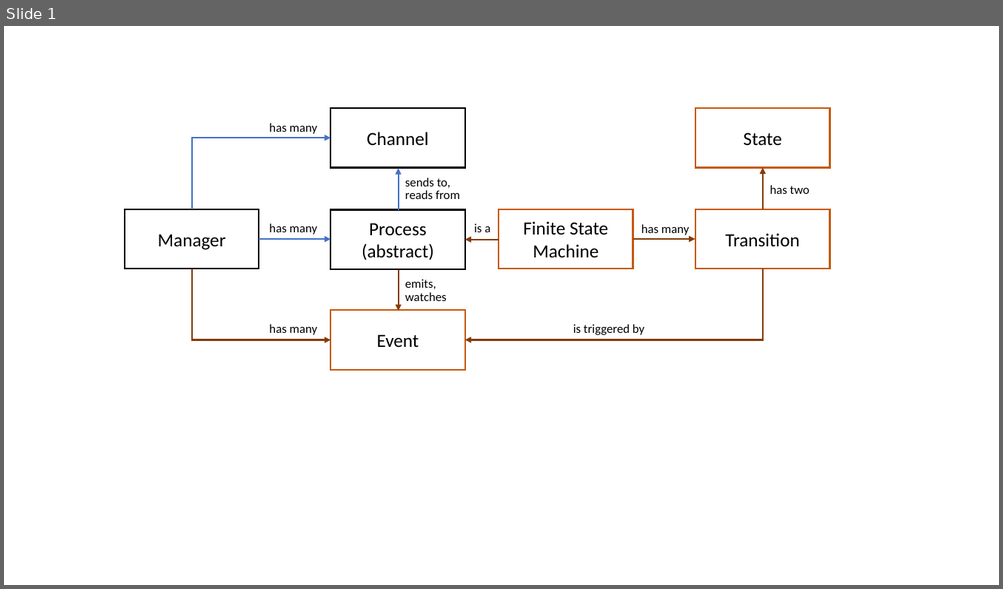
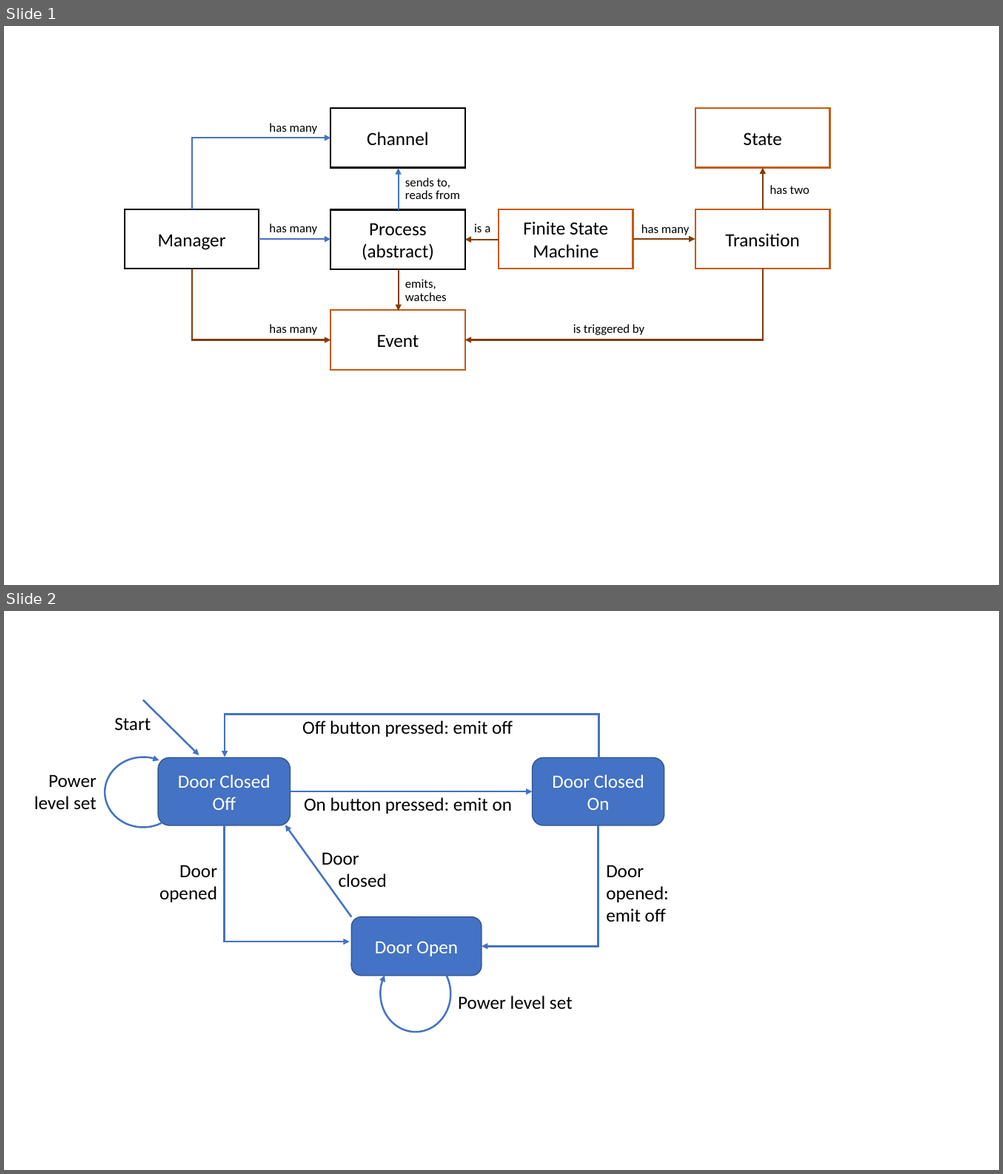
Before and after one commit to klavins/ECEP520, a slide deck: week_7/slides.pptx. Shown one above the other, each under a label of ours: slide 1 before the commit, slides 1 and 2 after it. The pictures are 1003x589 and 1003x1174 pixels, drawn with LibreOffice and Linux fonts; fonts in the diff are those of the drawing. Boxes give left, top, right and bottom in pixels: in the first picture for what was removed or moved away, otherwise in the second. Text is boxed around its words. In the diff, an @@ line names an element or a change of style, - is before the commit and + after.

```diff
--- a/week_7/slides.pptx
+++ b/week_7/slides.pptx
@@ slide 2 added at [4,611,999,1170], background #FFFFFF @@
@@ text added at [114,718,151,730], 18 pt, text #000000 @@
+Start
@@ arrow added from (143, 700) to (199, 756), #4472C4 1.75 pt @@
@@ elbow arrow added from (599, 758) to (225, 758), #4472C4 1.75 pt @@
@@ text added at [302,721,512,737], 18 pt, text #000000 @@
+Off button pressed: emit off
@@ arc (boxed as its full ellipse) added at [105,758,182,827], outline #4472C4 1.75 pt @@
@@ rounded rectangle added at [159,758,290,826], fill #4472C4, outline #325491 1 pt, 18 pt, text #FFFFFF @@
+Door Closed
+Off
@@ rounded rectangle added at [532,758,664,826], fill #4472C4, outline #325491 1 pt, 18 pt, text #FFFFFF @@
+Door Closed
+On
@@ text added at [34,775,96,810], 18 pt, text #000000 @@
+Power
+level set
@@ elbow arrow added from (290, 792) to (532, 792), #4472C4 1.75 pt @@
@@ text added at [304,797,512,814], 18 pt, text #000000 @@
+On button pressed: emit on
@@ elbow arrow added from (224, 826) to (350, 943), #4472C4 1.75 pt @@
@@ arrow added from (352, 917) to (285, 825), #4472C4 1.75 pt @@
@@ elbow arrow added from (598, 826) to (481, 947), #4472C4 1.75 pt @@
@@ text added at [321,852,387,888], 18 pt, text #000000 @@
+Door
+closed
@@ text added at [159,865,217,903], 18 pt, text #000000 @@
+Door
+opened
@@ text added at [606,865,669,922], 18 pt, text #000000 @@
+Door
+opened:
+emit off
@@ rounded rectangle added at [352,917,481,976], fill #4472C4, outline #325491 1 pt, 18 pt, text #FFFFFF @@
+Door Open
@@ arc (boxed as its full ellipse) added at [381,955,450,1032], outline #4472C4 1.75 pt @@
@@ text added at [458,996,572,1010], 18 pt, text #000000 @@
+Power level set
```
Also in this commit, not shown: 13 other files.
